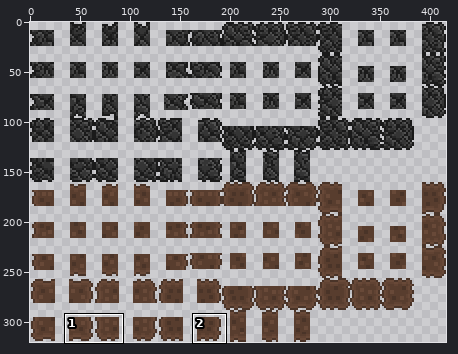
One commit to this sprite sheet: assets/sprites/walls/Walls.png. Above: a wide view before the commit, with the close-up outlined.
Close-up. As it was:
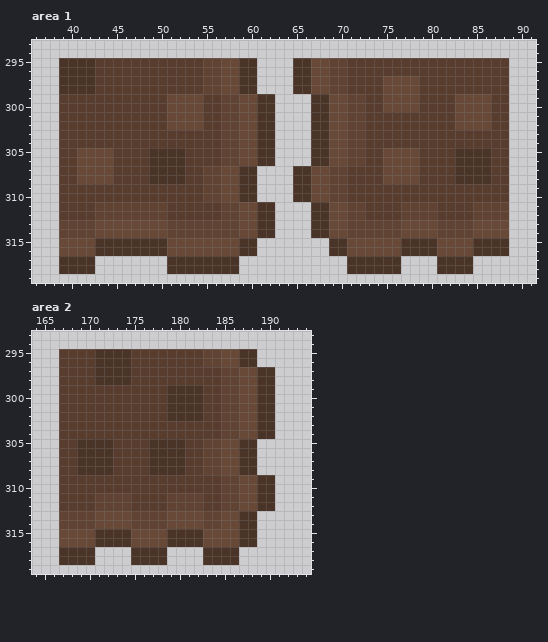
The file is 416x320 pixels. Colours within 5 levels of each other are drawn and written as one. Shown: area 1: x 36..91, y 293..319; area 2: x 164..194, y 293..319. The commit also changed other parts of the picture, which this record leaves out.
After the commit:
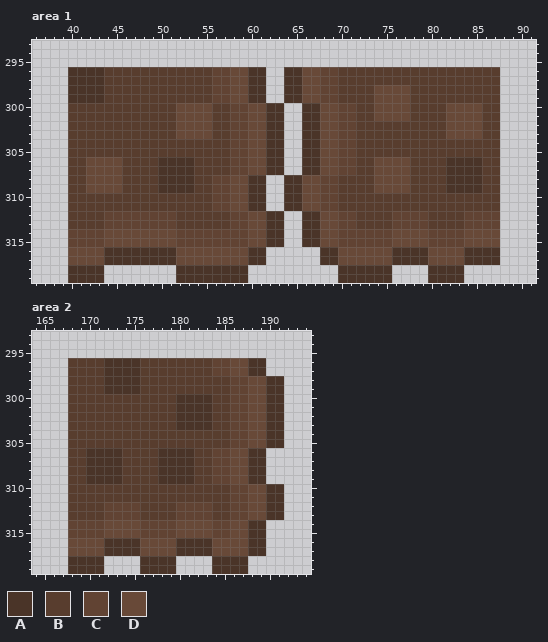
Palette (. is transparent): A #4a3428  B #583d2e  C #614333  D #684938
Edits made:
Changed rows in their new state; - is an unchanged pixel.
Area 1:
first column x 39:
295 ......................----........................
296 .---A-----------B-C-D-A--A-D-C-B-----------------.
297 .---A-----------B-C-D-A--A-D-C-B----BBBB---------.
298 .---A-----------B-C-D-A--A-D-C-B---D---B---------.
299 .AAAA-------BBBB-C-D-A-.-AADDCCBBB-D---B----BBBB-.
300 .-----------B---D-B-C-D-A--A-D-C-B-D---B---D---B-.
301 .-----------B---D-B-C-D-A--A-D-C-B-DDDD----D---B-.
302 .-----------B---D-B-C-D-A--A-D-C-B---------D---B-.
303 .------------DDDD-B-C-D-A--A-D-C-B---------DDDD--.
304 .-----------------B-C-D-A--A-D-C-B---------------.
305 .-BBBB----BBBB----B-C-D-A--A-D-C-B--BBBB----BBBB-.
306 .-B---D---B---A---B-C-D-A--A-D-C-B-D---B---A---B-.
307 .-B---D---B---A-BBBCCDDAA-.-A-D-C--D---B---A---B-.
308 .-B---D---B---A-B-C-D-A--A-D-C-B---D---B---A---B-.
309 .--DDDD----AAAA-B-C-D-A--A-D-C-B---DDDD----AAAA--.
310 .---------------B-C-D-A--A-D-C-B-----------------.
311 .---BBBBBBBB-----C-D-A-.-AADDCCBBB----BBBB----BBB.
312 .---B-------C-----B-C-D-A--A-D-C-B---C---B---C---.
313 .BBBBCCCCCCC-BBBBBB-C-D-A--A-D-C-BBBB-CCCBBBB-CCC.
314 .---C-------D-------C-D-A--A-D-C-----D---C---D---.
315 .CCCCDDDDDDD-CCCCCCCCDDAA--AADDCCCCCC-DDDCCCC-DDD.
316 .---D-------A-------D-A------A-D-----A---D---A---.
317 .DDDDAAAAAAA-DDDDDDDDAA------AADDDDDD-AAADDDD-AAA-
318 .---A-------.-------A----------A-----.---A---.----
319 -AAAA--------AAAAAAAA----------AAAAAA----AAAA-----
Area 2:
first column x 167:
295 ......................---
296 .---B---A-------B-C-D-A--
297 .---B---A--------C-D-A-.-
298 .---B---A---------B-C-D-A
299 .----AAAA---BBBB--B-C-D-A
300 .-----------B---A-B-C-D-A
301 .-----------B---A-B-C-D-A
302 .-----------B---A-B-C-D-A
303 .------------AAAA-B-C-D-A
304 .-----------------B-C-D-A
305 .-BBBB----BBBB--BBBCCDDAA
306 .-B---A---B---A-B-C-D-A--
307 .-B---A---B---A-B-C-D-A--
308 .-B---A---B---A-B-C-D-A--
309 .--AAAA----AAAA--C-D-A-.-
310 .-----------------B-C-D-A
311 .---BBBB----BBBB--B-C-D-A
312 .---B---C---B---C-B-C-D-A
313 .BBBBCCC-BBBBCCC-BBCCDDAA
314 .---C---D---C---D-C-D-A--
315 .CCCCDDD-CCCCDDD-CC-D-A--
316 .---D---A---D---A---D-A--
317 .DDDDAAA-DDDDAAA-DDDDAA--
318 .---A---.---A---.---A----
319 -AAAA----AAAA----AAAA----
Where, in picture pixels (left, top, right, bottom), the same in both close-ups:
changed: (59, 58, 509, 283)
changed: (59, 349, 284, 574)
